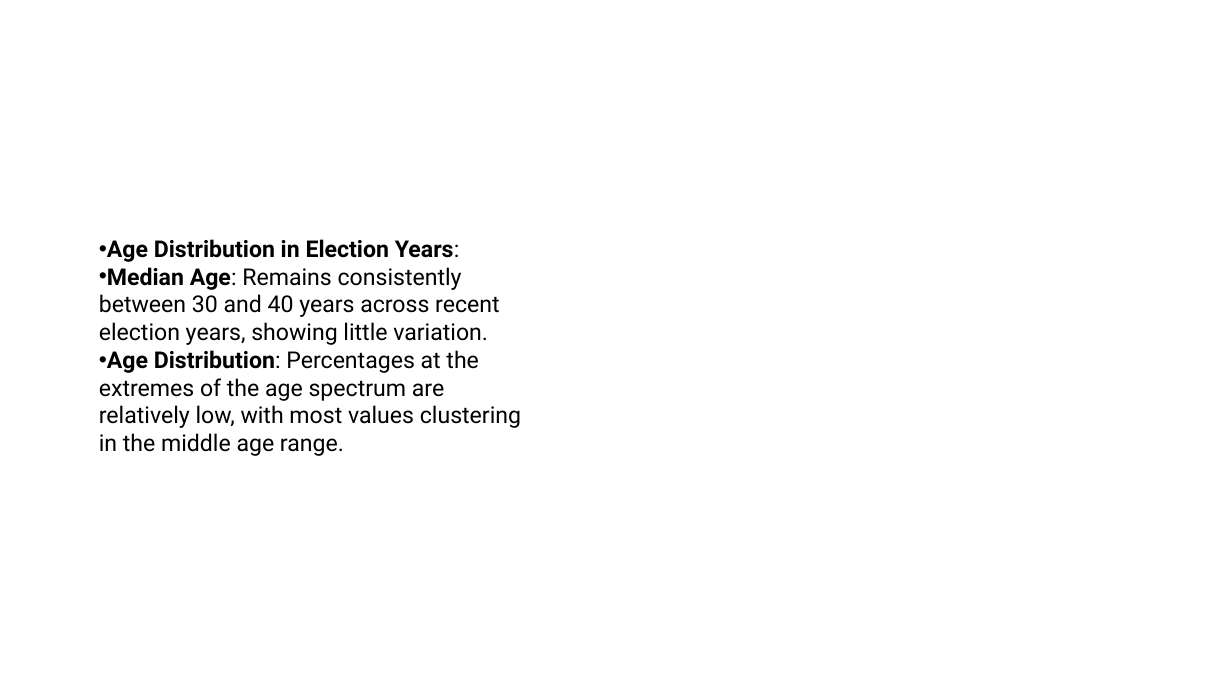
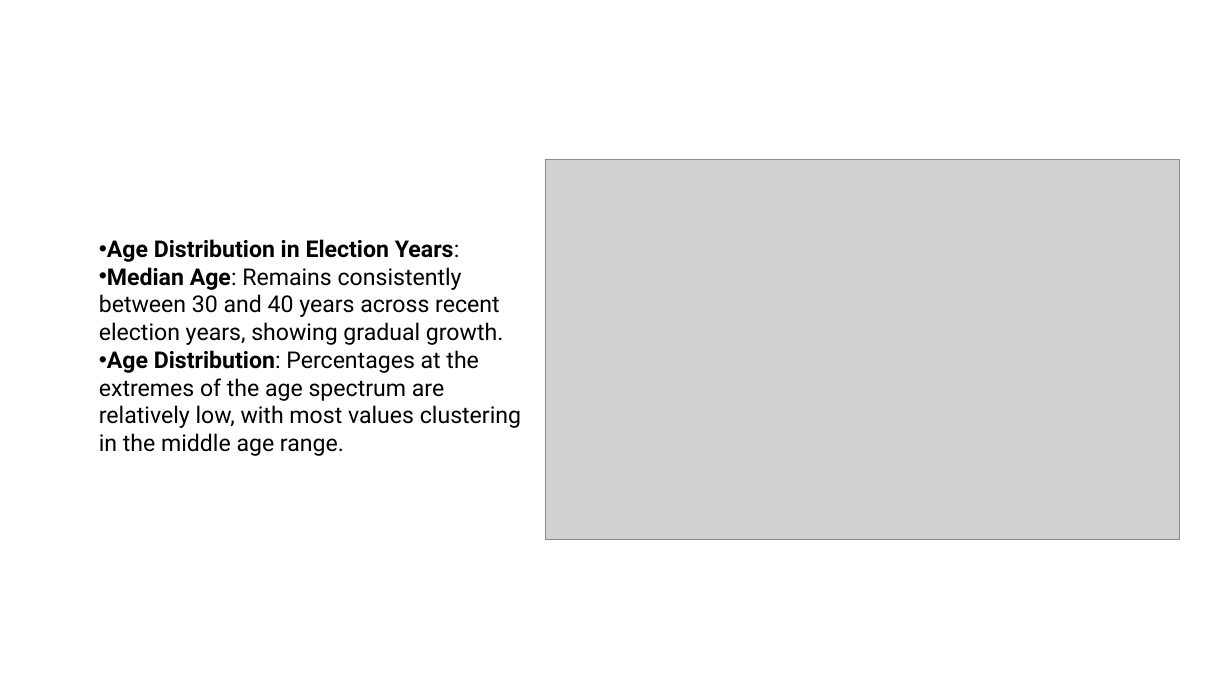
Before and after one commit to azmedtech/Election_Prediction_Project_4, a slide deck: slide 10 of Election_Prediction_Presentation.pptx. Drawn at 1232x693 pixels with LibreOffice and Linux fonts; fonts in the diff are those of the drawing; grey boxes stand for pictures; background and template pictures are left out. Boxes give left, top, right and bottom in pixels: in the first picture for what was removed or moved away, otherwise in the second. Text is boxed around its words. In the diff, an @@ line names an element or a change of style, - is before the commit and + after.

Commit message:
Added new age visual for demographics slide.

```diff
--- a/Election_Prediction_Presentation.pptx
+++ b/Election_Prediction_Presentation.pptx
@@ picture added at box(546, 160, 1180, 540) @@
@@ text at box(99, 267, 503, 345): text changed @@
-• Median Age: Remains consistently between 30 and 40 years across recent election years, showing little variation.
+• Median Age: Remains consistently between 30 and 40 years across recent election years, showing gradual growth.
```
